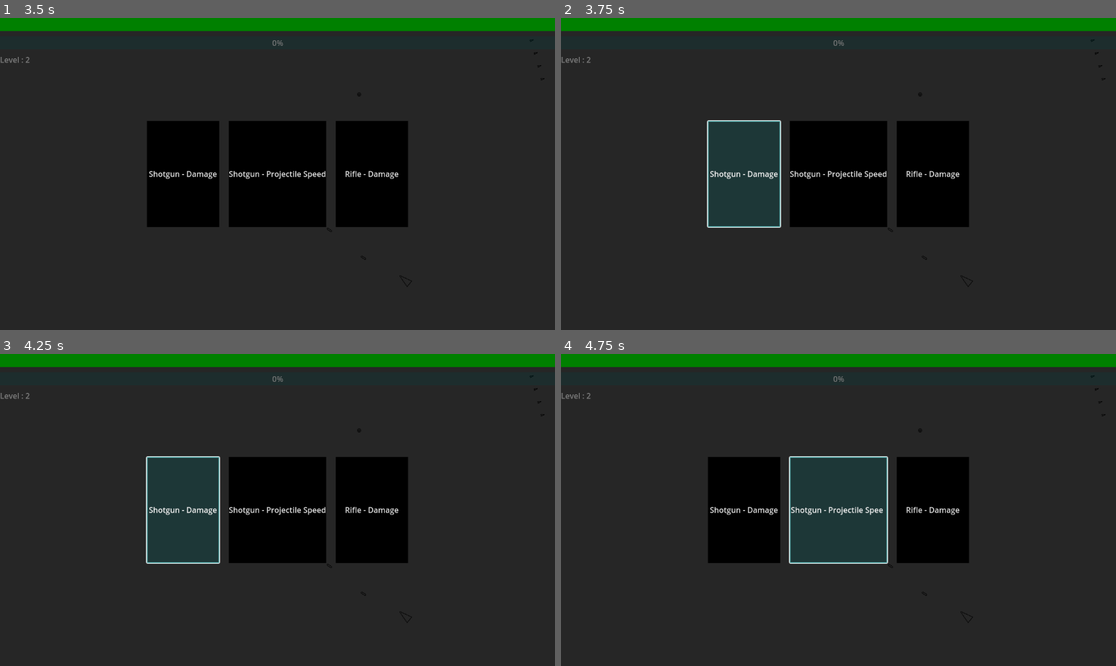
Above: before the commit, frames 1-4 (two rows, left to right).
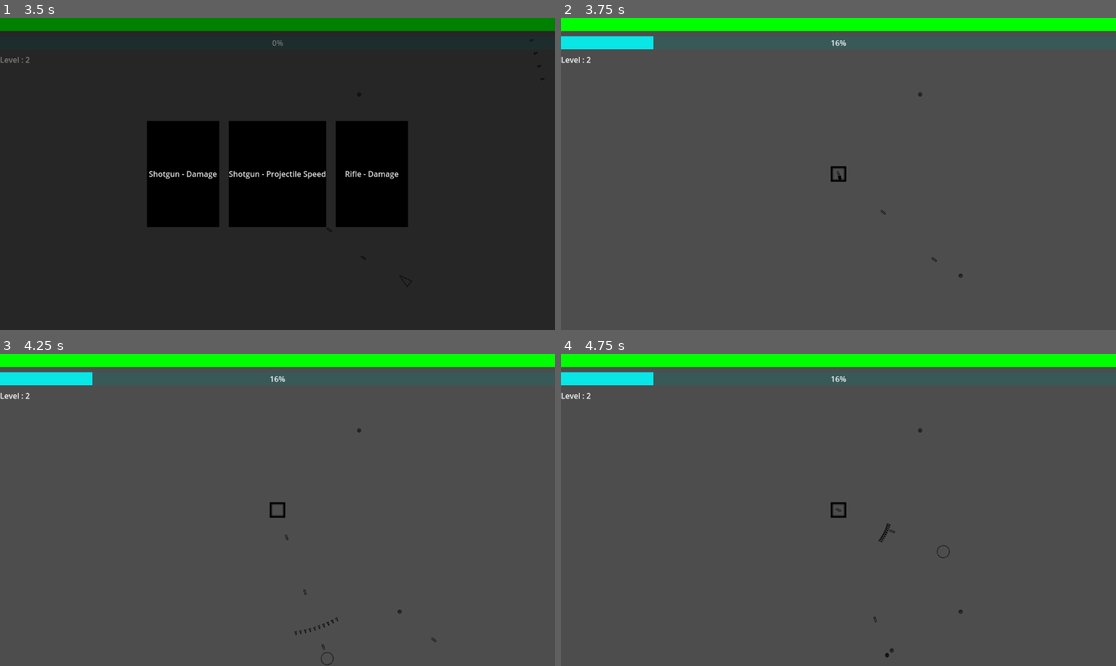
Above: after the commit, the same moments.

Repository: ROKAMETISM/Composition-Based-Practice-1
Game: Godot game, scene res://Scenes/main_game.tscn
Same seed, same stepped clock (60 frames per second), same inputs: the game is played once before the commit and once after it.
Inputs (mouse positions are in pixels of both pictures, inside the frame that each line leads up to):
- Up to frame 1 (3.5 s): tap Enter at 0.5 s; hold D (move_right) 0.53-1.28 s; hold S (move_down) 1.28-2.03 s; hold D (move_right) 2.03-2.78 s; hold W (move_up) from 2.78 s (still down)
- Up to frame 2 (3.75 s): release W (move_up) at 3.5 s; click "Shotgun - Damage" at 3.5 s
- Up to frame 3 (4.25 s): no input
- Up to frame 4 (4.75 s): click (838, 510) at 4.25 s, where only the run before the commit has a clickable "Shotgun - Projectile Speed"

Frame 1 is identical in both runs. In frame 2, 100% of the frame differs, in the area x 0-100%, y 0-100%; in frame 3, 100%; in frame 4, 100%.

Commit message:
Implement Upgrade Card Selection connect to the actual weapon

Diff:
--- a/Scripts/hud.gd
+++ b/Scripts/hud.gd
@@ -10,8 +10,3 @@
 
 func update_level(new_level) -> void:
 	$LevelLabel.text = "Level : " + str(new_level)
-
-func _process(delta: float) -> void:
-	print($HPBar.value)
-	print($HPBar.max_value)
-	print("_")
--- a/Scripts/level_up_menu.gd
+++ b/Scripts/level_up_menu.gd
@@ -4,9 +4,13 @@
 
 @onready var card_container = $HBoxContainer
 
+var upgrades : Array
+
+signal upgrade_chosen(upgrade_data)
 
 func show_upgrades(upgrade_choices: Array):
 	# Clear any existing cards
+	upgrades = upgrade_choices
 	for c in card_container.get_children():
 		c.queue_free()
 
@@ -15,10 +19,13 @@
 	for choice in upgrade_choices:
 		var card = upgrade_card_scene.instantiate()
 		card.set_upgrade_data(i, choice)  # a function you define in UpgradeCard.gd
-		card.pressed.connect(upgrade_chosen.bind(i))
+		card.pressed.connect(upgrade_pressed.bind(i))
 		card_container.add_child(card)
 		i += 1
 	get_tree().paused = true  # optional pause
 
-func upgrade_chosen(index) -> void:
+func upgrade_pressed(index) -> void:
 	print(index)
+	upgrade_chosen.emit(upgrades[index])
+	get_tree().paused = false
+	queue_free()
--- a/Scripts/menu.gd
+++ b/Scripts/menu.gd
@@ -7,3 +7,4 @@
 	inst_LevelUpMenu = LEVELUPMENU.instantiate()
 	add_child(inst_LevelUpMenu)
 	inst_LevelUpMenu.show_upgrades(picked_upgrades)
+	inst_LevelUpMenu.upgrade_chosen.connect(get_tree().current_scene.player.apply_upgrade)
--- a/Scripts/player.gd
+++ b/Scripts/player.gd
@@ -49,3 +49,7 @@
 
 func hp_updated(current_hp, hp_delta) -> void:
 	player_hp_changed.emit(current_hp, player_max_hp)
+
+func apply_upgrade(upgrade_data) -> void:
+	upgrade_data[0].upgrades[upgrade_data[1]] += 1
+	print(str(upgrade_data[0].upgrades))
